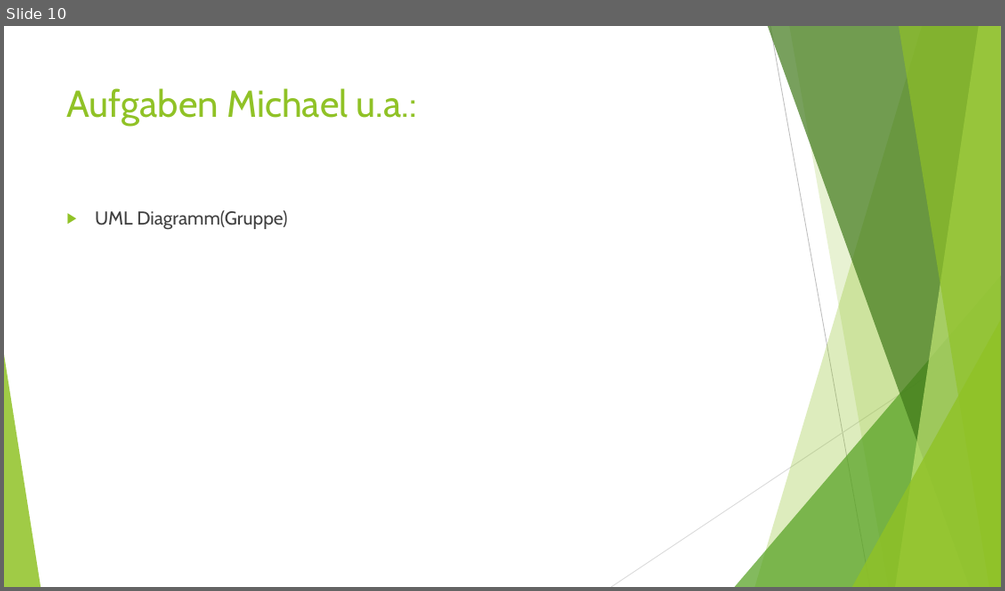
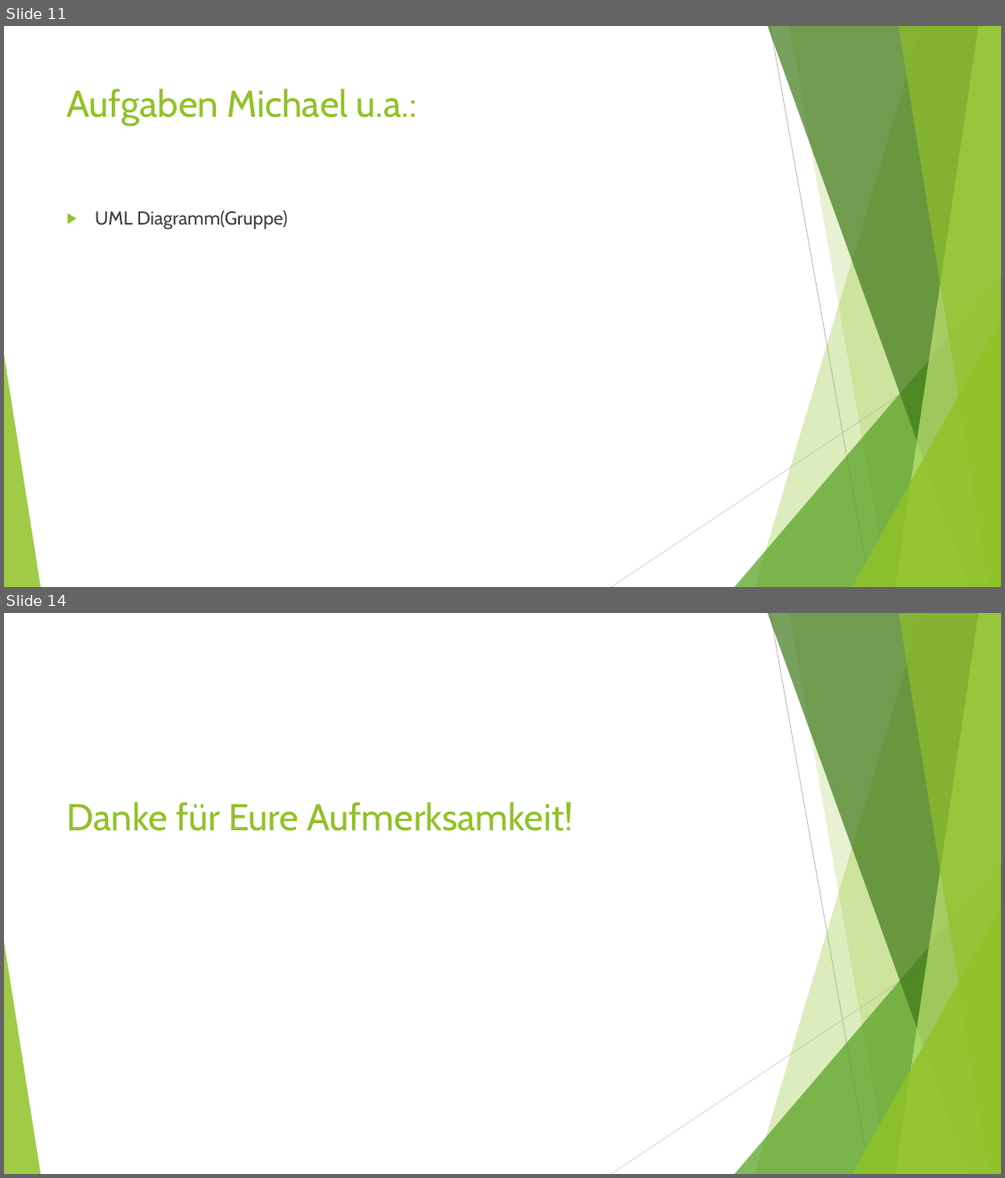
Before and after one commit to merasz/swaAirportProject, a slide deck: PS SoftwarearchitekturPP.pptx. Shown one above the other, each under a label of ours: slide 10 before the commit, slides 11 and 14 after it; the slides between them are not shown. The pictures are 1005x591 and 1005x1178 pixels, drawn with LibreOffice and Linux fonts; fonts in the diff are those of the drawing. Boxes give left, top, right and bottom in pixels: in the first picture for what was removed or moved away, otherwise in the second. Text is boxed around its words. In the diff, an @@ line names an element or a change of style, - is before the commit and + after.

```diff
--- a/PS SoftwarearchitekturPP.pptx
+++ b/PS SoftwarearchitekturPP.pptx
@@ slide 14 added at box(4, 613, 1001, 1174), background #FFFFFF; not listed: 10 template elements that a slide beside it also shows @@
@@ title added at box(67, 802, 573, 831), 36 pt, text #90C226 @@
+Danke für Eure Aufmerksamkeit!
@@ what was slide 10 is now slide 11 @@
```
Also in this commit, not shown: 4 slides changed, 3 other slides added.
